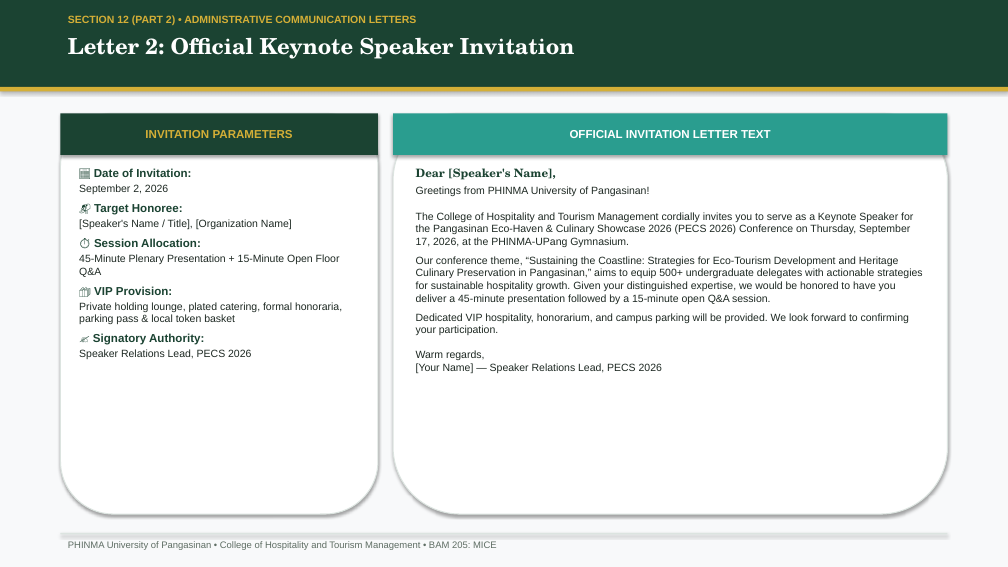
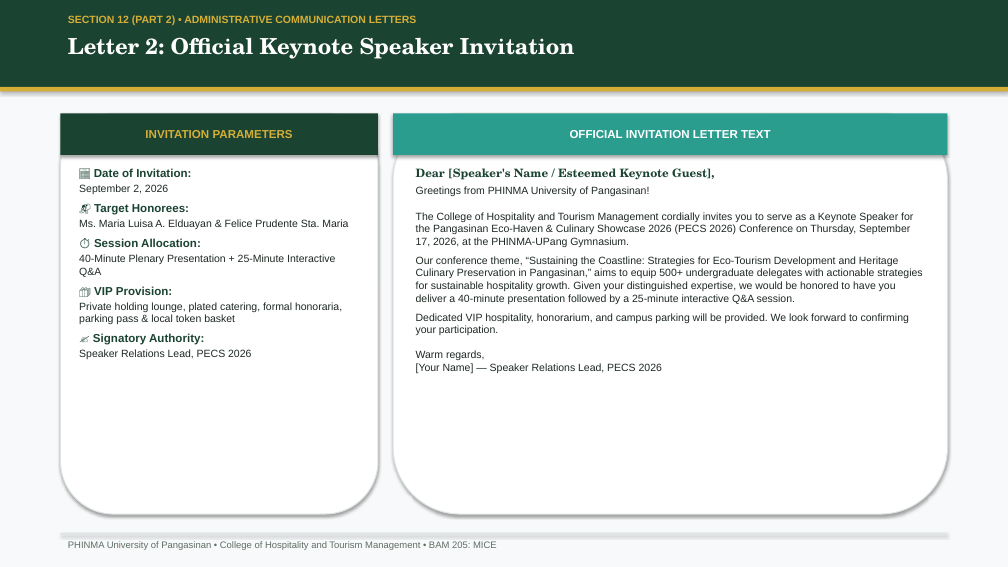
Before and after one commit to Yooxowie/PECS2026, a slide deck: slide 14 of PECS_2026_Animated_Presentation.pptx. Drawn at 1008x567 pixels with LibreOffice and Linux fonts; fonts in the diff are those of the drawing. Boxes give left, top, right and bottom in pixels: in the first picture for what was removed or moved away, otherwise in the second. Text is boxed around its words. In the diff, an @@ line names an element or a change of style, - is before the commit and + after.

Commit message:
feat: Update program flow with Keynotes Ms. Elduayan & Ms. Sta. Maria and synthesis session

```diff
--- a/PECS_2026_Animated_Presentation.pptx
+++ b/PECS_2026_Animated_Presentation.pptx
@@ text at (416,168,715,180): text changed @@
-Dear [Speaker's Name],
+Dear [Speaker's Name / Esteemed Keynote Guest],
@@ text at (79,204,348,229): text changed @@
-📬 Target Honoree:
-[Speaker's Name / Title], [Organization Name]
+📬 Target Honorees:
+Ms. Maria Luisa A. Elduayan & Felice Prudente Sta. Maria
@@ text at (79,254,335,277): text changed @@
-45-Minute Plenary Presentation + 15-Minute Open Floor Q&A
+40-Minute Plenary Presentation + 25-Minute Interactive Q&A
@@ text at (416,256,922,304): text changed @@
-Our conference theme, “Sustaining the Coastline: Strategies for Eco-Tourism Development and Heritage Culinary Preservation in Pangasinan,” aims to equip 500+ undergraduate delegates with actionable strategies for sustainable hospitality growth. Given your distinguished expertise, we would be honored to have you deliver a 45-minute presentation followed by a 15-minute open Q&A session.
+Our conference theme, “Sustaining the Coastline: Strategies for Eco-Tourism Development and Heritage Culinary Preservation in Pangasinan,” aims to equip 500+ undergraduate delegates with actionable strategies for sustainable hospitality growth. Given your distinguished expertise, we would be honored to have you deliver a 40-minute presentation followed by a 25-minute interactive Q&A session.
```
Also in this commit, not shown: 14 other slides changed, 5 other files.
